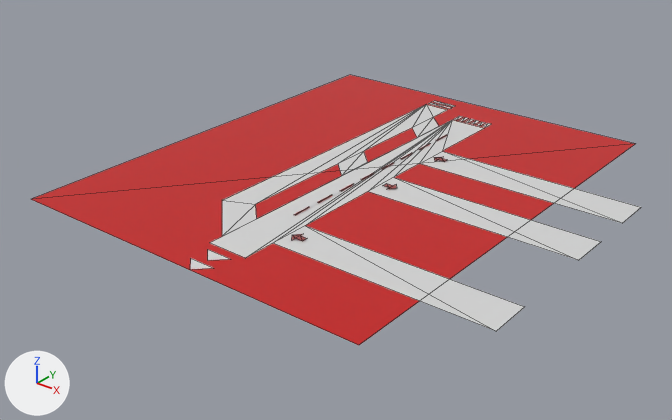
The glTF model assets/models/floor4.glb as it was, and as the next commit left it.
The view is the same before and after, from a 50 mm camera at (51.3, -96.8, 38.8) aimed at (0.5, -33.3, -0.6). Every picture has the same lights, and +X, +Y and +Z are marked at lower left. Mesh edges are drawn as thin lines. Vertices at the same position are counted once.

Objects in the first picture: 'floor4'.
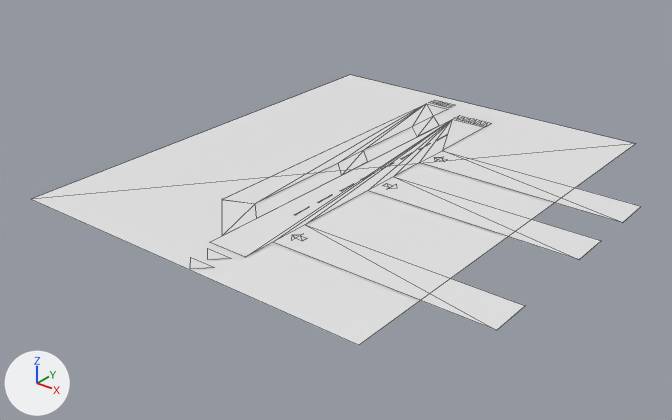
The newer file is also turned or shifted as a whole; pictures and numbers use the older file's frame.

Diff of the bpy script that builds the scene:
```diff
--- a/assets/models/floor4.glb.py
+++ b/assets/models/floor4.glb.py
@@ me_combined_shape_005 @@
 me_combined_shape_005.from_pydata(...)  # 127 vertices, 85 faces; spans x -19.0..25.6, y -24.0..24.0, z 0.0..0.1
 # used by ob_floor4; location = (-0.29, -29.57, 2.18)
-me_combined_shape_005.materials.append(mat_svgmat_040)  # light grey #d8d8d8
-me_combined_shape_005.materials.append(mat_svgmat_041)  # brown #a64d4d
+# me_combined_shape_005 part 1: the loose piece of 3 vertices spanning x 0.8..3.4, y -23.9..-22.6, z 0.0 is moved by (0.0, 0.0, 0.1)
+# me_combined_shape_005 part 2: the loose piece of 4 vertices spanning x -5.1..-2.1, y 21.8..22.3, z 0.0 is moved by (0.0, 0.0, 0.1)
+# me_combined_shape_005 part 3: the loose piece of 4 vertices spanning x -5.1..-2.1, y 21.0..21.5, z 0.0 is moved by (0.0, 0.0, 0.1)
+# me_combined_shape_005 part 4: the loose piece of 3 vertices spanning x 0.8..3.4, y -22.0..-20.7, z 0.0 is moved by (0.0, 0.0, 0.1)
+# me_combined_shape_005 part 5
+# 42 vertices are removed from x -5.1..25.6, y -19.8..20.6, z 0.0
+# 42 faces are deleted
+# 4 vertices in x 0.0..2.2, y 19.7, z 0.0 move by (1.5, -1.3, 0.1)
+# 2 vertices move from x 0.0..4.2, y 9.5..15.4, z 0.0 to x -2.1..0.0, y -1.9..13.3, z 0.1
+# 30 vertices are added at x -5.1..4.2, y -19.8..20.6, z 0.1
+# 6 new vertices lie (0.5, 0.0, 0.0) away from vertices in x 0.0..3.7, y 19.7, z 0.0..0.1
+# 6 new vertices lie (21.4, 0.0, 0.0) away from vertices in x 4.2, y -16.5..9.5, z 0.1
+# 42 new faces join them
+# me_combined_shape_005 part 6: 5 faces spanning x 4.7..6.1, y -15.3..-13.7, z 0.1 switch from mat_svgmat_043 (brown #a64d4d) to no material
+# me_combined_shape_005 part 7: 5 faces spanning x 4.7..6.1, y -2.0..-0.4, z 0.1 switch from mat_svgmat_042 (brown #a64d4d) to no material
+# me_combined_shape_005 part 8: 18 faces spanning x -19.0..19.0, y -24.0..24.0, z 0.0..0.1 switch from mat_svgmat_044 (red #c61111) to no material
```

Where the change shows, as pixel boxes [x1, y1, x2, y2] in the pictures (672 x 420 px; the box of a moved part takes in the faces that stretch with it):
part 1 of me_combined_shape_005, moved or reshaped
    before: [190, 258, 213, 269]
    after: [190, 257, 212, 269]
part 2 of me_combined_shape_005, moved or reshaped
    before: [433, 101, 455, 107]
    after: [433, 100, 456, 106]
part 3 of me_combined_shape_005, moved or reshaped
    before: [428, 103, 451, 109]
    after: [429, 102, 452, 108]
part 4 of me_combined_shape_005, moved or reshaped
    before: [208, 250, 230, 260]
    after: [208, 249, 229, 259]
part 5 of me_combined_shape_005, moved or reshaped
    before: [210, 105, 641, 331]
    after: [210, 104, 641, 330]
part 6 of me_combined_shape_005, recoloured
    both: [292, 234, 307, 241]
part 7 of me_combined_shape_005, recoloured
    both: [383, 184, 397, 189]
part 8 of me_combined_shape_005, recoloured (red to white)
    both: [31, 75, 635, 345]
